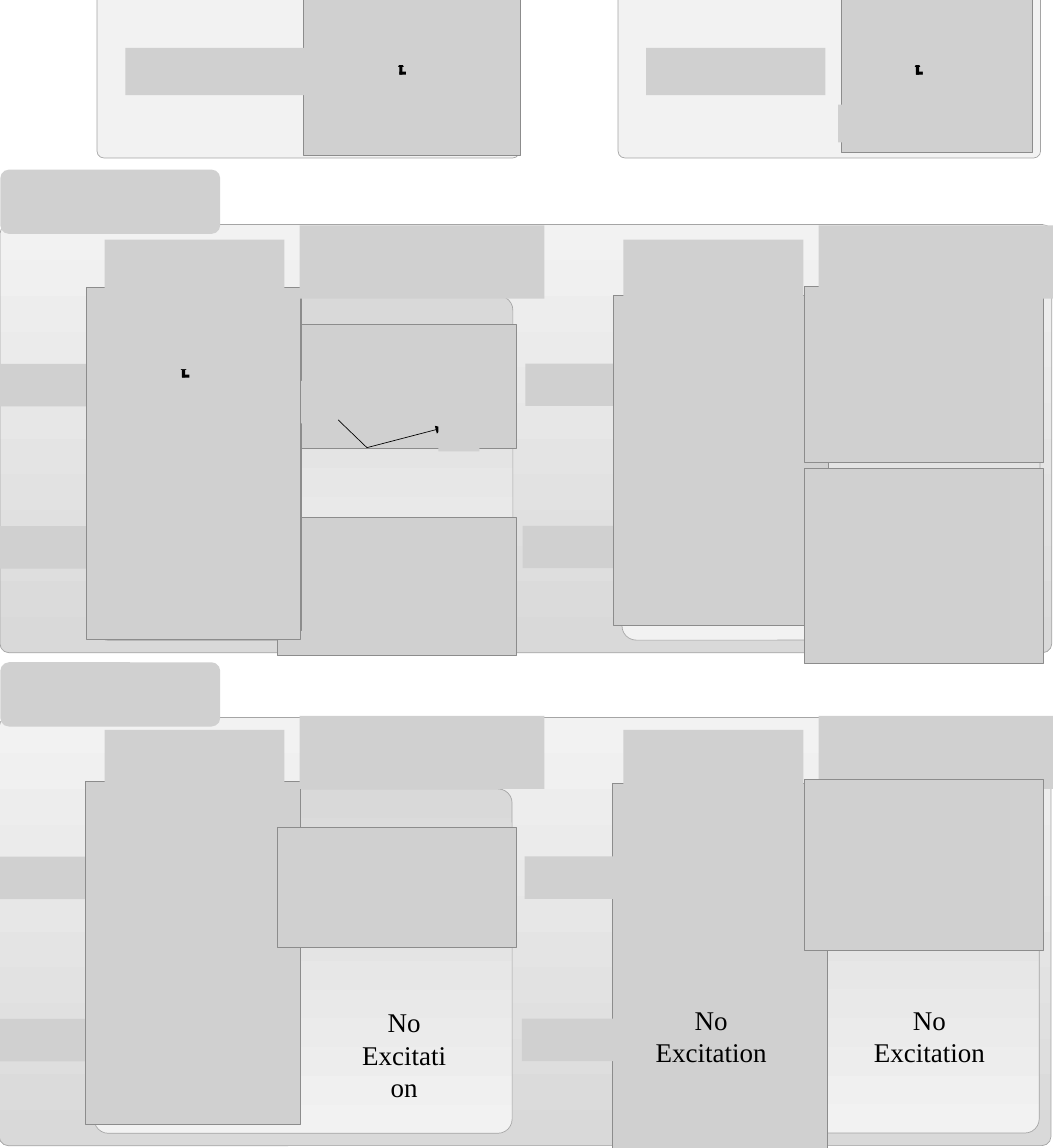
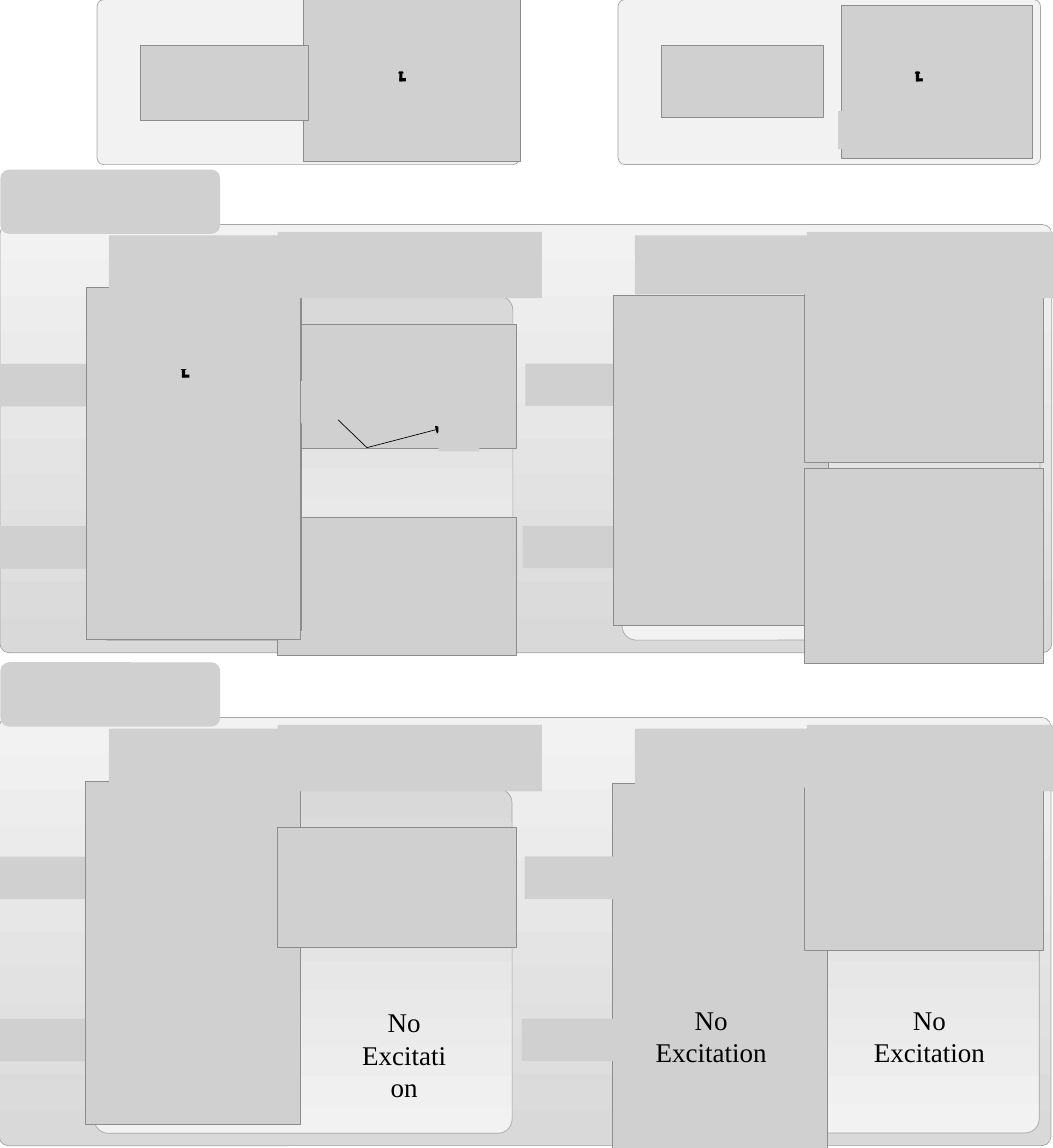
Before and after one commit to Liubroke13/Main_code, a slide deck: slide 13 of Final/Figures/wavepacket_l=0,-Q.pptx. Drawn at 1053x1148 pixels with LibreOffice and Linux fonts; fonts in the diff are those of the drawing; grey boxes stand for pictures. Boxes give left, top, right and bottom in pixels: in the first picture for what was removed or moved away, otherwise in the second. Text is boxed around its words. In the diff, an @@ line names an element or a change of style, - is before the commit and + after.

```diff
--- a/Final/Figures/wavepacket_l=0,-Q.pptx
+++ b/Final/Figures/wavepacket_l=0,-Q.pptx
@@ picture: place and size @@
-picture at box(125, 48, 310, 95)
+picture at box(141, 46, 309, 121)
@@ 7 pictures, 4 right arrows, 2 rounded rectangles: place and size @@
-7 pictures, 4 right arrows, 2 rounded rectangles at box(97, 0, 1041, 158)
+7 pictures, 4 right arrows, 2 rounded rectangles at box(97, 0, 1041, 165)
@@ picture: place and size @@
-picture at box(647, 48, 825, 95)
+picture at box(662, 46, 824, 118)
@@ picture: place and size @@
-picture at box(105, 240, 285, 299)
+picture at box(109, 235, 293, 295)
@@ picture: place and size @@
-picture at box(299, 226, 544, 298)
+picture at box(278, 231, 543, 298)
@@ picture: place and size @@
-picture at box(623, 240, 803, 299)
+picture at box(635, 235, 819, 295)
@@ picture: place and size @@
-picture at box(819, 226, 1053, 298)
+picture at box(807, 231, 1053, 298)
@@ picture: place and size @@
-picture at box(105, 730, 285, 790)
+picture at box(109, 729, 293, 789)
@@ picture: place and size @@
-picture at box(299, 716, 544, 789)
+picture at box(278, 725, 543, 791)
@@ picture: place and size @@
-picture at box(623, 730, 803, 790)
+picture at box(635, 729, 819, 789)
@@ picture: place and size @@
-picture at box(819, 716, 1053, 789)
+picture at box(807, 725, 1053, 791)
```
Also in this commit, not shown: 26 other files.
